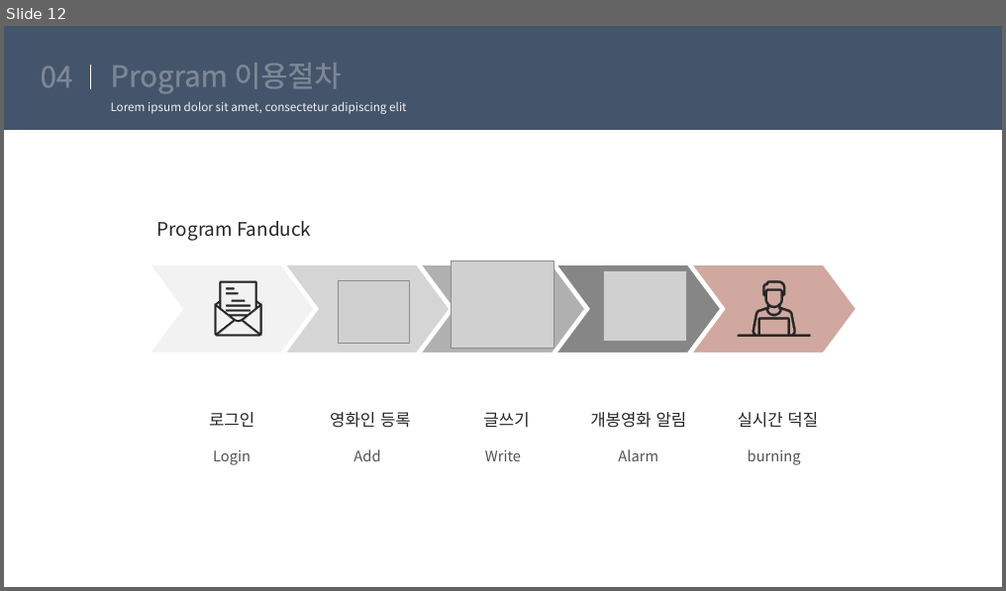
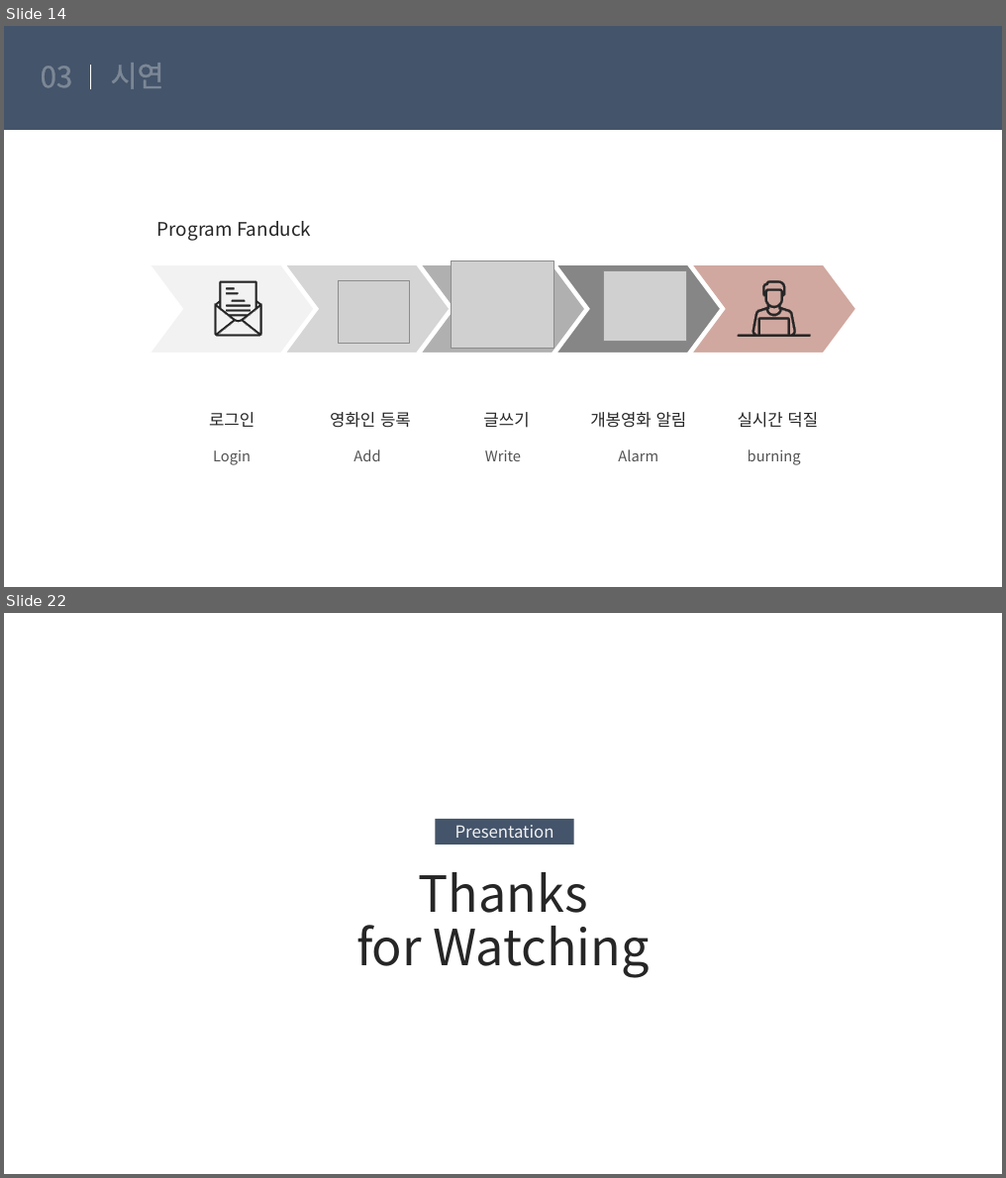
Before and after one commit to suna05/fanduck, a slide deck: uoonleen/8월 29일_ppt/Fanduck.pptx. Shown one above the other, each under a label of ours: slide 12 before the commit, slides 14 and 22 after it; the slides between them are not shown. The pictures are 1006x591 and 1006x1178 pixels, drawn with LibreOffice and Linux fonts; fonts in the diff are those of the drawing; grey boxes stand for pictures. Boxes give left, top, right and bottom in pixels: in the first picture for what was removed or moved away, otherwise in the second. Text is boxed around its words. In the diff, an @@ line names an element or a change of style, - is before the commit and + after.

```diff
--- a/uoonleen/8월 29일_ppt/Fanduck.pptx
+++ b/uoonleen/8월 29일_ppt/Fanduck.pptx
@@ slide 22 added at (x1=4, y1=613, x2=1002, y2=1174), background #FFFFFF @@
@@ rectangle added at (x1=436, y1=819, x2=573, y2=845), fill #44546A @@
@@ text added at (x1=455, y1=825, x2=554, y2=838), 16 pt, text #F2F2F2 @@
+Presentation
@@ text added at (x1=356, y1=872, x2=648, y2=978), 48 pt, text #262626 @@
+Thanks
+for Watching
@@ what was slide 12 is now slide 14 @@
@@ slide 14 changed as well @@
@@ text at (x1=41, y1=66, x2=73, y2=87): text changed @@
-04
+03
@@ title at (x1=111, y1=63, x2=164, y2=89): text changed @@
-Program 이용절차
+시연
@@ text removed at (x1=111, y1=101, x2=406, y2=114) @@
-Lorem ipsum dolor sit amet, consectetur adipiscing elit
```
Also in this commit, not shown: 10 other slides changed, 10 other slides added, 1 slide removed.
